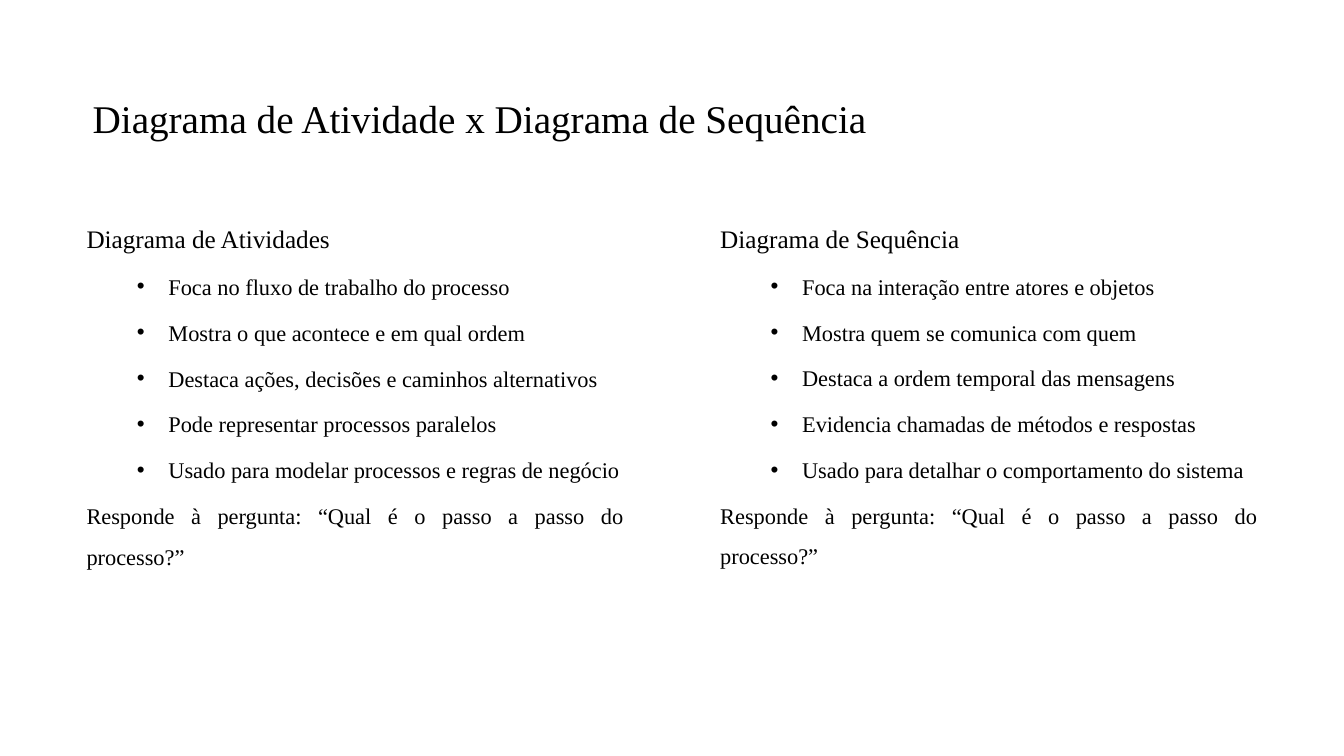
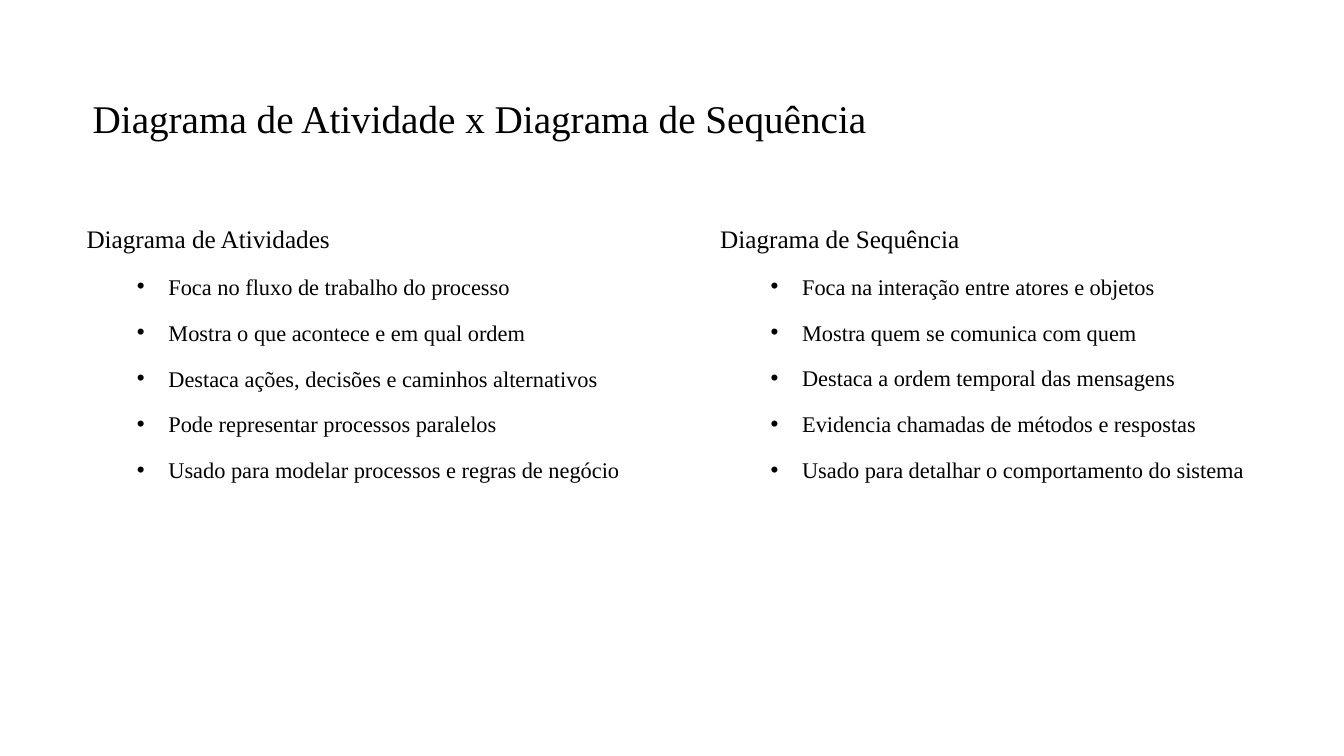
Before and after one commit to PedroMiho/UMC, a slide deck: slide 17 of UML.pptx. Drawn at 1344x756 pixels with LibreOffice and Linux fonts; fonts in the diff are those of the drawing; background and template pictures are left out. Boxes give left, top, right and bottom in pixels: in the first picture for what was removed or moved away, otherwise in the second. Text is boxed around its words. In the diff, an @@ line names an element or a change of style, - is before the commit and + after.

```diff
--- a/UML.pptx
+++ b/UML.pptx
@@ text at (87,508,623,570): paragraph removed @@
-Responde à pergunta: “Qual é o passo a passo do processo?”
@@ text at (720,508,1257,569): paragraph removed @@
-Responde à pergunta: “Qual é o passo a passo do processo?”
```
Also in this commit, not shown: 3 other slides changed, 2 other files.
